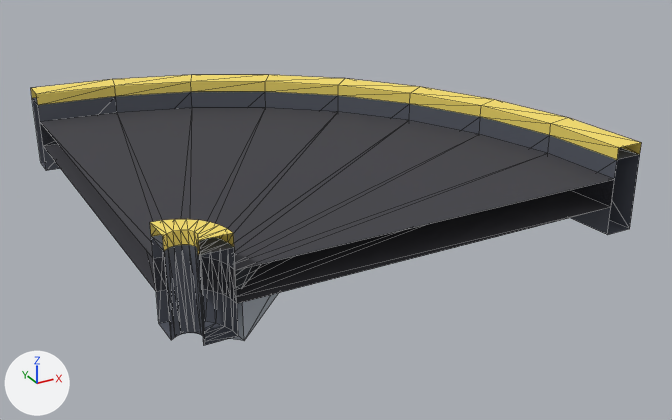
Two versions of the glTF model jogo/assets/modelos/logistica/esteira/esteira_curva_esq.glb, one commit apart.
One viewpoint serves both versions: a 50 mm camera at (-0.89, -1.718, 0.834) aimed at (0.009, -0.084, 0.017). Lighting does not change. The marker at lower left points along +X, +Y and +Z. The older version comes first. Mesh edges are drawn as thin lines. Vertices at exactly the same position are counted once.

The scene before the commit, as lines of its bpy script (objects in view):
```python
me_esteira_curva_esq_corpo = bpy.data.meshes.new('esteira_curva_esq_corpo')
me_esteira_curva_esq_corpo.from_pydata(...)  # 152 vertices, 300 faces; spans x -0.5..0.46, y -0.5..0.46, z 0.0..0.225
# faces by material slot: [128, 12, 96, 64]
me_esteira_curva_esq_corpo.materials.append(mat_p_escuro)  # dark grey #595d69
me_esteira_curva_esq_corpo.materials.append(mat_p_metal)  # light grey #adb5bf
me_esteira_curva_esq_corpo.materials.append(mat_p_faixa)  # yellow #f9e16c
me_esteira_curva_esq_corpo.materials.append(mat_p_esteira)  # dark grey #3f3f45
ob_esteira_curva_esq = bpy.data.objects.new('esteira_curva_esq', me_esteira_curva_esq_corpo)
ob_esteira_curva_esq.location = (0.0, 0.0, 0.0)
```
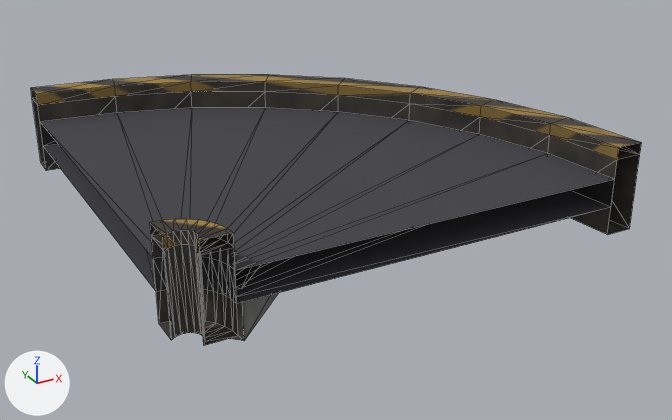
Changed parts and their boxes (x1, y1, x2, y2) in the pictures (672 x 420 px):
'esteira_curva_esq', recoloured, surface changed (darker): (31, 75, 641, 345) in both
part 1 of me_esteira_curva_esq_corpo, recoloured: (32, 92, 640, 345) in both
part 2 of me_esteira_curva_esq_corpo, recoloured (darker): (230, 266, 278, 341) in both
part 3 of me_esteira_curva_esq_corpo, recoloured: (31, 75, 641, 254) in both
part 4 of me_esteira_curva_esq_corpo, surface changed (darker): (31, 75, 641, 345) in both

Edits to the bpy script that builds the scene:
```text
Add img_esteira_curva_esq_tex:
    img_esteira_curva_esq_tex = load_image('esteira_curva_esq_tex', '_unpacked/esteira_curva_esq_tex', 512, 512, 'sRGB')
Add mat_esteira_curva_esq_tex:
    mat_esteira_curva_esq_tex = principled_material('esteira_curva_esq_Tex')
    mat_esteira_curva_esq_tex.texture = img_esteira_curva_esq_tex
    mat_esteira_curva_esq_tex.metallic = 0.15
    mat_esteira_curva_esq_tex.roughness = 0.7
Change me_esteira_curva_esq_corpo:
    where me_esteira_curva_esq_corpo.from_pydata(...)  # 152 vertices, 300 faces; spans x -0.5..0.46, y -0.5..0.46, z 0.0..0.225
    used by ob_esteira_curva_esq; location = (0.0, 0.0, 0.0)
    me_esteira_curva_esq_corpo part 1: all 128 faces that had it switch from mat_p_escuro (dark grey #595d69) to mat_esteira_curva_esq_tex (picture img_esteira_curva_esq_tex)
    me_esteira_curva_esq_corpo part 2: all 12 faces that had it switch from mat_p_metal (light grey #adb5bf) to mat_esteira_curva_esq_tex (picture img_esteira_curva_esq_tex)
    me_esteira_curva_esq_corpo part 3: all 96 faces that had it switch from mat_p_faixa (yellow #f9e16c) to mat_esteira_curva_esq_tex (picture img_esteira_curva_esq_tex)
    me_esteira_curva_esq_corpo part 4: texture (UV) coordinates of 300 of 300 faces, centred in x -0.497..0.454, y -0.497..0.454, z 0.0..0.225, changed; they spanned u 0.0..1.0, v 0.0..0.78 and now span u 0.0..1.0, v 0.0..1.0
```
